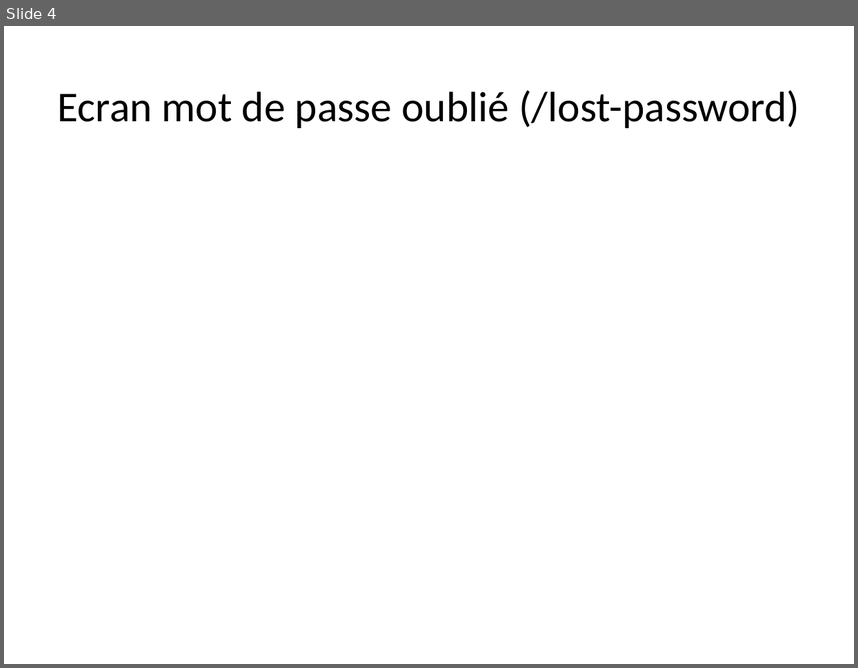
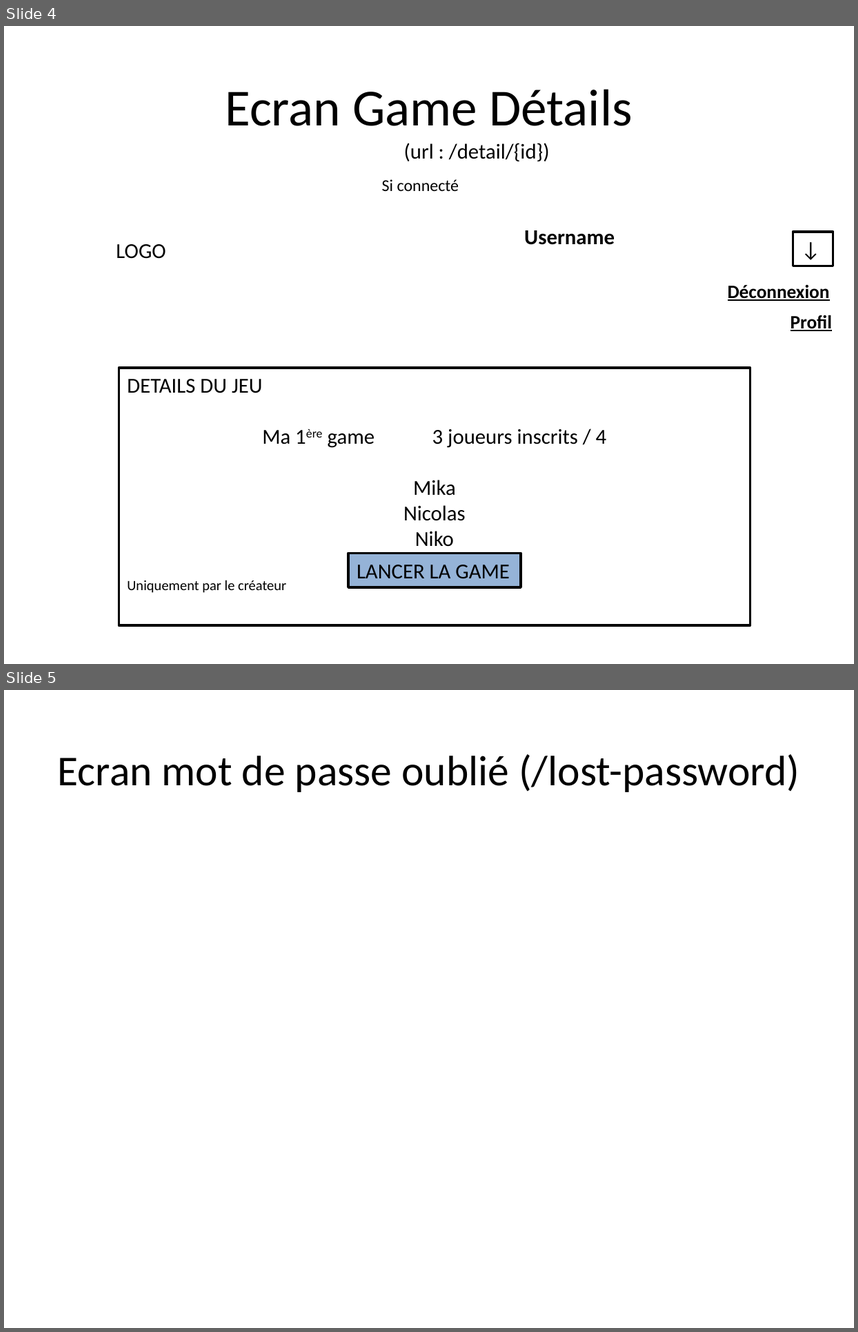
Before and after one commit to F2000-FR-AFPA-WebDev201701/gauntlet-game, a slide deck: docs/ecrans-du-jeu.pptx. Shown one above the other, each under a label of ours: slide 4 before the commit, slides 4 and 5 after it. The pictures are 858x668 and 858x1332 pixels, drawn with LibreOffice and Linux fonts; fonts in the diff are those of the drawing. Boxes give left, top, right and bottom in pixels: in the first picture for what was removed or moved away, otherwise in the second. Text is boxed around its words. In the diff, an @@ line names an element or a change of style, - is before the commit and + after.

Commit message:
docs : screens game

```diff
--- a/docs/ecrans-du-jeu.pptx
+++ b/docs/ecrans-du-jeu.pptx
@@ slide 4 added at [4, 26, 854, 664], background #FFFFFF @@
@@ title added at [225, 89, 633, 126], 44 pt, text #000000 @@
+Ecran Game Détails
@@ text added at [404, 143, 550, 161], 18 pt, text #000000 @@
+(url : /detail/{id})
@@ text added at [382, 179, 459, 191], 14 pt, text #000000 @@
+Si connecté
@@ text added at [524, 230, 615, 245], 18 pt, text #000000, bold @@
+Username
@@ rectangle added at [793, 232, 833, 265], fill #FFFFFF, outline #000000 2 pt, 18 pt, text #000000 @@
+↓
@@ text added at [116, 244, 165, 259], 18 pt, text #000000 @@
+LOGO
@@ text added at [728, 285, 830, 301], 16 pt, text #000000, bold, underline @@
+Déconnexion
@@ text added at [791, 314, 832, 331], 16 pt, text #000000, bold, underline @@
+Profil
@@ rectangle added at [119, 368, 751, 626], fill #FFFFFF, outline #000000 2 pt, 18 pt, text #000000 @@
+DETAILS DU JEU
+Ma 1ère game 3 joueurs inscrits / 4
+Mika
+Nicolas
+Niko
+Uniquement par le créateur
@@ rectangle added at [348, 553, 521, 587], fill #95B3D7, outline #000000 2 pt, 18 pt, text #000000 @@
+LANCER LA GAME
@@ what was slide 4 is now slide 5 @@
```
Also in this commit, not shown: 3 slides changed, 1 other slide added, 1 slide removed, 5 other files.
